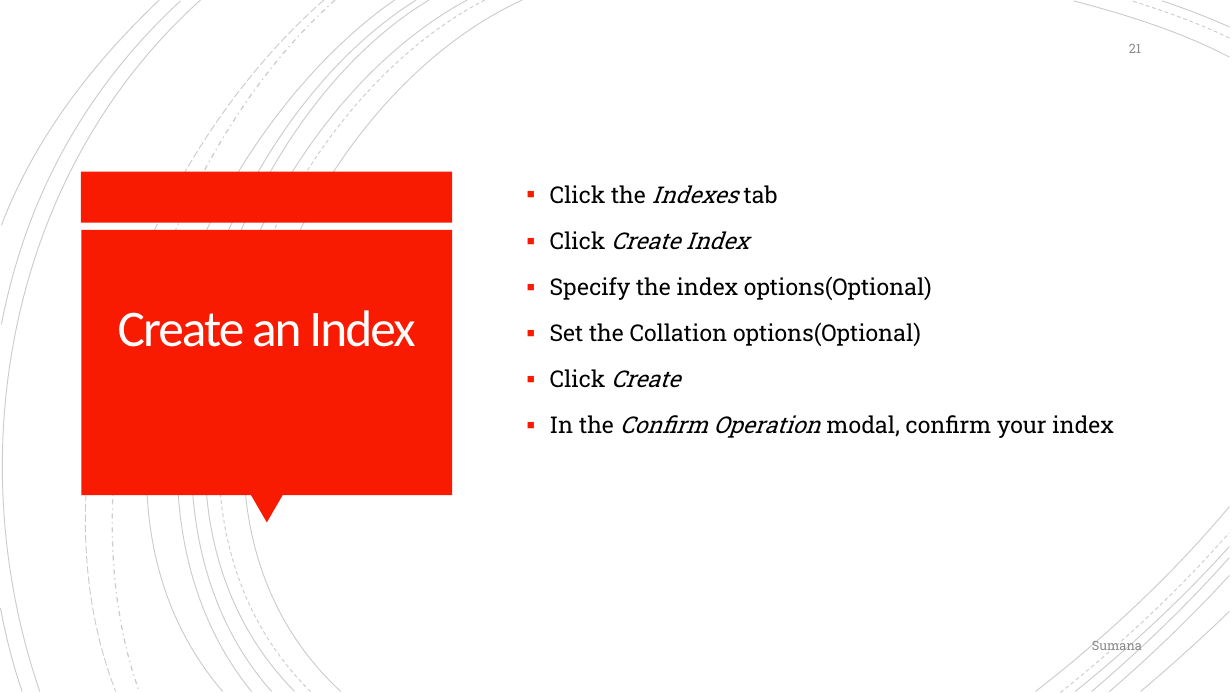
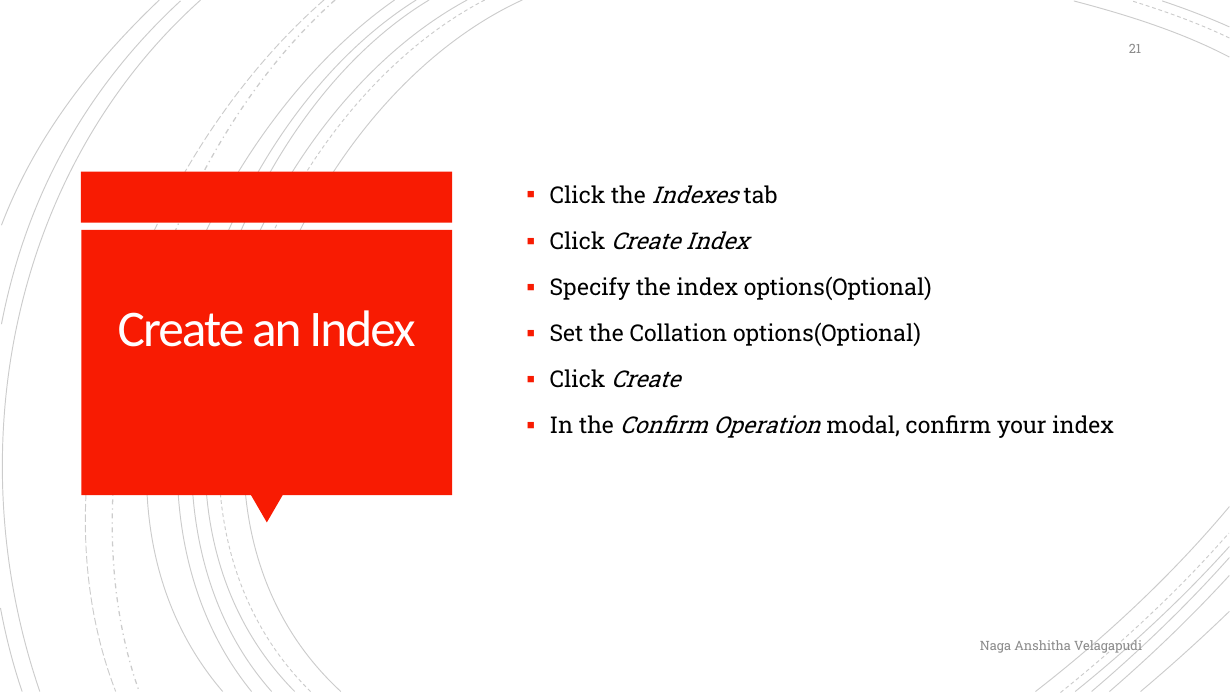
Before and after one commit to anshithavelagapudi/MongoDb-Project, a slide deck: slide 21 of MongoDB_with_Atlas.pptx. Drawn at 1232x693 pixels with LibreOffice and Linux fonts; fonts in the diff are those of the drawing. Boxes give left, top, right and bottom in pixels: in the first picture for what was removed or moved away, otherwise in the second. Text is boxed around its words. In the diff, an @@ line names an element or a change of style, - is before the commit and + after.

```diff
--- a/MongoDB_with_Atlas.pptx
+++ b/MongoDB_with_Atlas.pptx
@@ text at (980,638,1142,654): text changed @@
-Sumana
+Naga Anshitha Velagapudi
```
Also in this commit, not shown: 7 other slides changed, 11 slides added.
